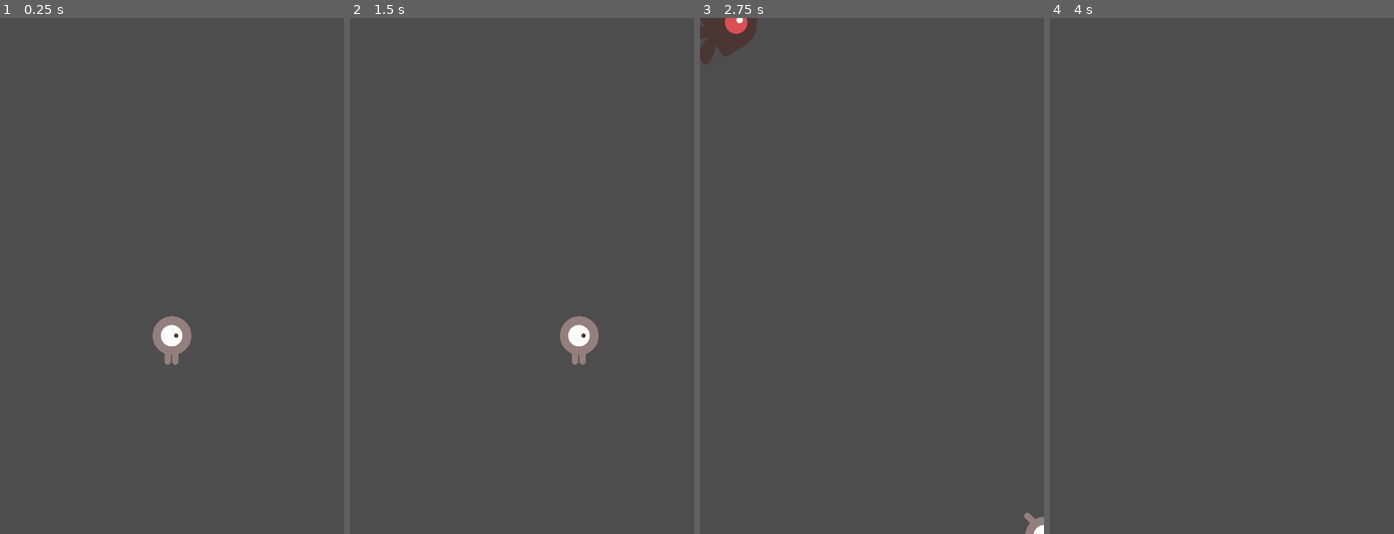
Above: before the commit, frames 1-4 (left to right).
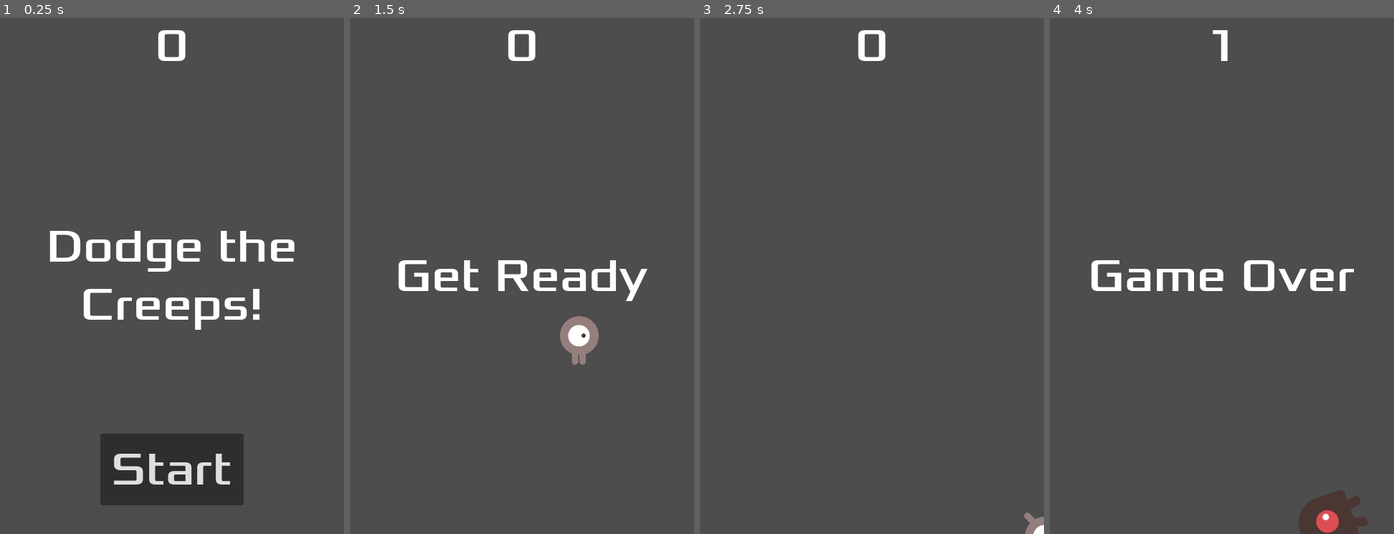
Above: after the commit, the same moments.

Repository: TmaiL03/Dodging-the-Creeps
Game: Godot game, scene res://main.tscn
Two runs of this game, one before a commit and one after it. Both use one fixed random seed, a clock stepped at 60 frames per second and the inputs below.
Inputs (mouse positions are in pixels of both pictures, inside the frame that each line leads up to):
- Up to frame 1 (0.25 s): no input
- Up to frame 2 (1.5 s): click (522, 472) at 0.5 s, where only the run after the commit has a clickable "Start"; tap Enter at 1.25 s; hold D (move_right) from 1.28 s (still down)
- Up to frame 3 (2.75 s): release D (move_right) at 2.03 s; hold S (move_down) from 2.03 s (still down)
- Up to frame 4 (4 s): release S (move_down) at 2.78 s; hold D (move_right) 2.78-3.53 s; hold W (move_up) from 3.53 s (still down)

The runs differ from the first frame. In frame 1, 9.7% of the frame differs, in the area x 14-86%, y 2-95%; in frame 2, 2.1%; in frame 3, 1.3%; in frame 4, 3.1%.

Commit message:
Added UI functionality + additional mob-clearing logic.

Diff:
--- /dev/null
+++ b/hud.gd
@@ -0,0 +1,44 @@
+extends CanvasLayer
+
+@onready var score_label: Label = $ScoreLabel
+@onready var message: Label = $Message
+@onready var message_timer: Timer = $MessageTimer
+@onready var start_button: Button = $StartButton
+
+signal start_game
+
+func show_message(text):
+	message.text = text
+	message.show()
+	message_timer.start()
+
+func show_game_over():
+	show_message("Game Over")
+
+	await message_timer.timeout
+
+	message.text = "Dodge the Creeps!"
+	message.show()
+
+	await get_tree().create_timer(1.0).timeout
+	start_button.show()
+
+func update_score(score):
+	score_label.text= str(score)
+
+# Called when the node enters the scene tree for the first time.
+func _ready() -> void:
+	pass # Replace with function body.
+
+
+# Called every frame. 'delta' is the elapsed time since the previous frame.
+func _process(delta: float) -> void:
+	pass
+
+
+func _on_start_button_pressed() -> void:
+	start_button.hide()
+	start_game.emit()
+
+func _on_message_timer_timeout() -> void:
+	message.hide()
--- /dev/null
+++ b/hud.tscn
@@ -0,0 +1,60 @@
+[gd_scene load_steps=3 format=3 uid="uid://uwoxuxtadhns"]
+
+[ext_resource type="FontFile" uid="uid://bl4b48daqstwx" path="res://fonts/Xolonium-Regular.ttf" id="1_37p78"]
+[ext_resource type="Script" uid="uid://duvwonvby7ylr" path="res://hud.gd" id="1_64ctp"]
+
+[node name="HUD" type="CanvasLayer"]
+script = ExtResource("1_64ctp")
+
+[node name="ScoreLabel" type="Label" parent="."]
+anchors_preset = 10
+anchor_right = 1.0
+offset_bottom = 78.0
+grow_horizontal = 2
+theme_override_fonts/font = ExtResource("1_37p78")
+theme_override_font_sizes/font_size = 64
+text = "0"
+horizontal_alignment = 1
+vertical_alignment = 1
+
+[node name="Message" type="Label" parent="."]
+anchors_preset = 8
+anchor_left = 0.5
+anchor_top = 0.5
+anchor_right = 0.5
+anchor_bottom = 0.5
+offset_left = -240.0
+offset_top = -120.0
+offset_right = 240.0
+offset_bottom = 120.0
+grow_horizontal = 2
+grow_vertical = 2
+theme_override_fonts/font = ExtResource("1_37p78")
+theme_override_font_sizes/font_size = 64
+text = "Dodge the Creeps!"
+horizontal_alignment = 1
+vertical_alignment = 1
+autowrap_mode = 2
+
+[node name="StartButton" type="Button" parent="."]
+anchors_preset = 7
+anchor_left = 0.5
+anchor_top = 1.0
+anchor_right = 0.5
+anchor_bottom = 1.0
+offset_left = -100.0
+offset_top = -140.0
+offset_right = 100.0
+offset_bottom = -40.0
+grow_horizontal = 2
+grow_vertical = 0
+theme_override_fonts/font = ExtResource("1_37p78")
+theme_override_font_sizes/font_size = 64
+text = "Start"
+
+[node name="MessageTimer" type="Timer" parent="."]
+wait_time = 2.0
+one_shot = true
+
+[connection signal="pressed" from="StartButton" to="." method="_on_start_button_pressed"]
+[connection signal="timeout" from="MessageTimer" to="." method="_on_message_timer_timeout"]
--- a/main.gd
+++ b/main.gd
@@ -9,18 +9,26 @@
 @onready var start_position: Marker2D = $StartPosition
 @onready var mob_path: Path2D = $MobPath
 @onready var mob_spawn_location: PathFollow2D = $MobPath/MobSpawnLocation
+@onready var hud: CanvasLayer = $HUD
 
 func _ready():
-	new_game()
+	pass
 
 func game_over() -> void:
 	score_timer.stop()
 	mob_timer.stop()
 
+	hud.show_game_over()
+
 func new_game() -> void:
 	score = 0
 	player.start(start_position.position)
 	start_timer.start()
+
+	get_tree().call_group("mobs", "queue_free")
+
+	hud.update_score(score)
+	hud.show_message("Get Ready")
 
 
 func _on_mob_timer_timeout() -> void:
@@ -42,6 +50,7 @@
 
 func _on_score_timer_timeout() -> void:
 	score += 1
+	hud.update_score(score)
 
 
 func _on_start_timer_timeout() -> void:
--- a/main.tscn
+++ b/main.tscn
@@ -1,8 +1,9 @@
-[gd_scene load_steps=5 format=3 uid="uid://2i4uqa75ie0s"]
+[gd_scene load_steps=6 format=3 uid="uid://2i4uqa75ie0s"]
 
 [ext_resource type="Script" uid="uid://cuda100h8mooa" path="res://main.gd" id="1_h2yge"]
 [ext_resource type="PackedScene" uid="uid://dy6jk4moe6tjh" path="res://mob.tscn" id="2_1bvp3"]
 [ext_resource type="PackedScene" uid="uid://cn6ycu123if4b" path="res://player.tscn" id="3_lquwl"]
+[ext_resource type="PackedScene" uid="uid://uwoxuxtadhns" path="res://hud.tscn" id="4_1bvp3"]
 
 [sub_resource type="Curve2D" id="Curve2D_7mycd"]
 _data = {
@@ -34,7 +35,10 @@
 
 [node name="MobSpawnLocation" type="PathFollow2D" parent="MobPath"]
 
+[node name="HUD" parent="." instance=ExtResource("4_1bvp3")]
+
 [connection signal="hit" from="Player" to="." method="game_over"]
 [connection signal="timeout" from="MobTimer" to="." method="_on_mob_timer_timeout"]
 [connection signal="timeout" from="ScoreTimer" to="." method="_on_score_timer_timeout"]
 [connection signal="timeout" from="StartTimer" to="." method="_on_start_timer_timeout"]
+[connection signal="start_game" from="HUD" to="." method="new_game"]
--- a/mob.tscn
+++ b/mob.tscn
@@ -48,7 +48,7 @@
 radius = 34.0
 height = 82.0
 
-[node name="Mob" type="RigidBody2D"]
+[node name="Mob" type="RigidBody2D" groups=["mobs"]]
 collision_mask = 0
 gravity_scale = 0.0
 script = ExtResource("1_1qmh0")
@@ -57,8 +57,7 @@
 [node name="AnimatedSprite2D" type="AnimatedSprite2D" parent="."]
 scale = Vector2(0.75, 0.75)
 sprite_frames = SubResource("SpriteFrames_3chfk")
-animation = &"swim"
-frame_progress = 0.43830904
+animation = &"walk"
 
 [node name="CollisionShape2D" type="CollisionShape2D" parent="."]
 rotation = 1.5707964
Not shown, added: hud.gd.uid
